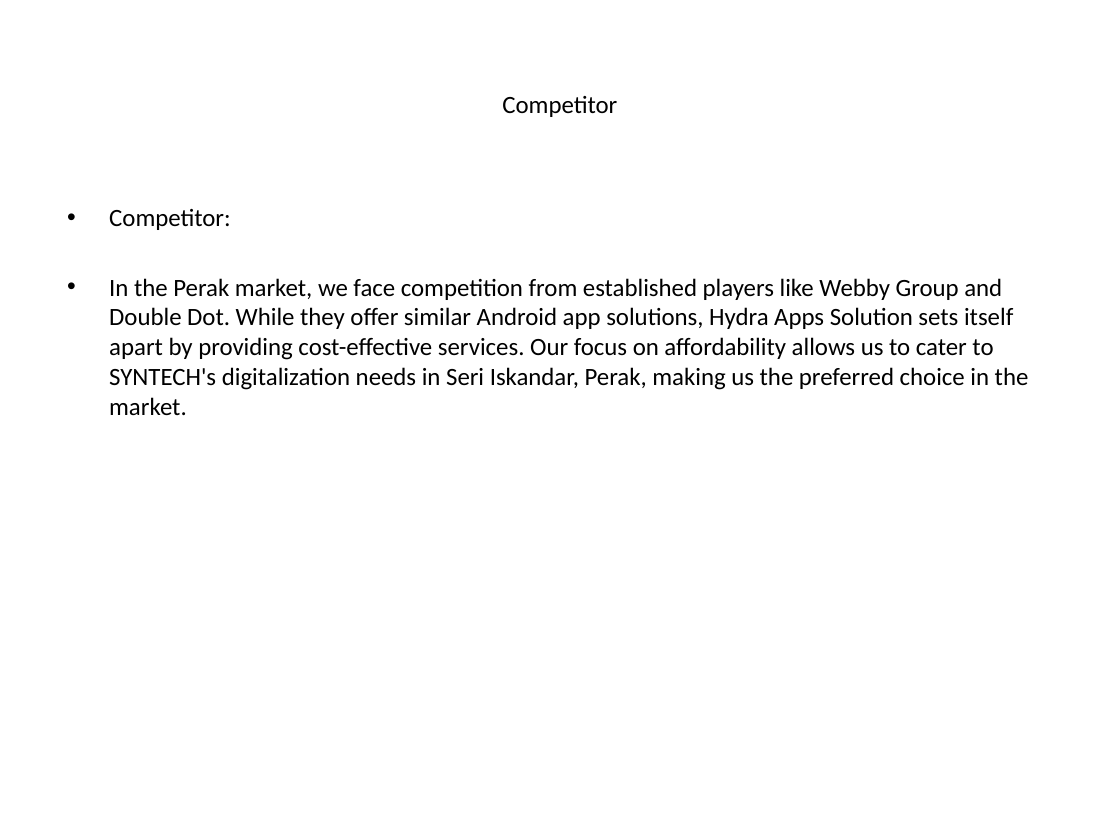
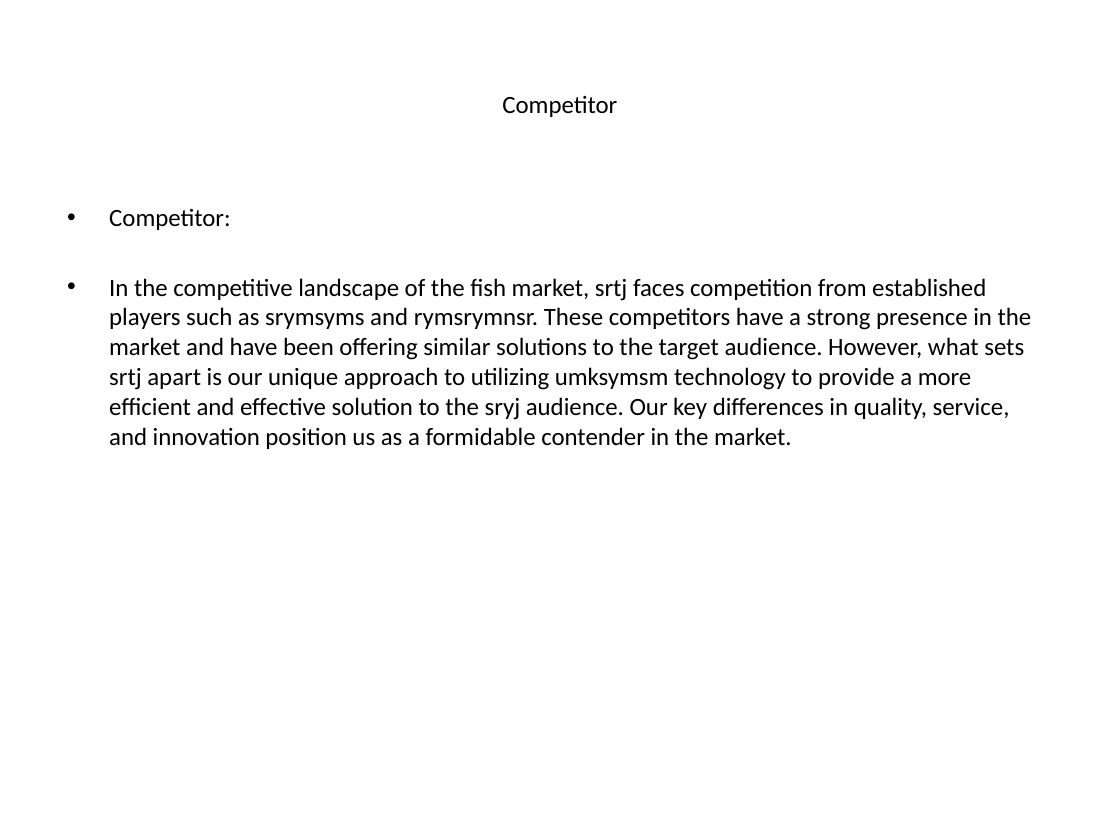
Before and after one commit to luhouyang/cantimagine, a slide deck: slide 4 of generated_ppt/_presentation.pptx. Drawn at 1120x840 pixels with LibreOffice and Linux fonts; fonts in the diff are those of the drawing. Boxes give left, top, right and bottom in pixels: in the first picture for what was removed or moved away, otherwise in the second. Text is boxed around its words. In the diff, an @@ line names an element or a change of style, - is before the commit and + after.

```diff
--- a/generated_ppt/_presentation.pptx
+++ b/generated_ppt/_presentation.pptx
@@ text at (109,278,1032,449): text changed @@
-• In the Perak market, we face competition from established players like Webby Group and Double Dot. While they offer similar Android app solutions, Hydra Apps Solution sets itself apart by providing cost-effective services. Our focus on affordability allows us to cater to SYNTECH's digitalization needs in Seri Iskandar, Perak, making us the preferred choice in the market.
+• In the competitive landscape of the fish market, srtj faces competition from established players such as srymsyms and rymsrymnsr. These competitors have a strong presence in the market and have been offering similar solutions to the target audience. However, what sets srtj apart is our unique approach to utilizing umksymsm technology to provide a more efficient and effective solution to the sryj audience. Our key differences in quality, service, and innovation position us as a formidable contender in the market.
```
Also in this commit, not shown: 4 other slides changed, 4 other files.
